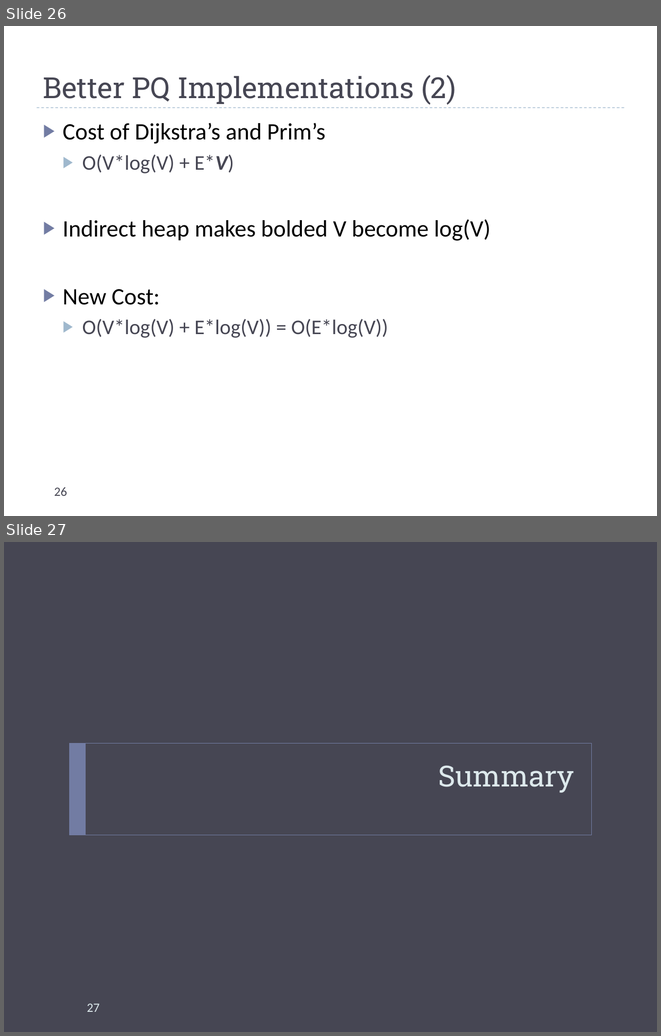
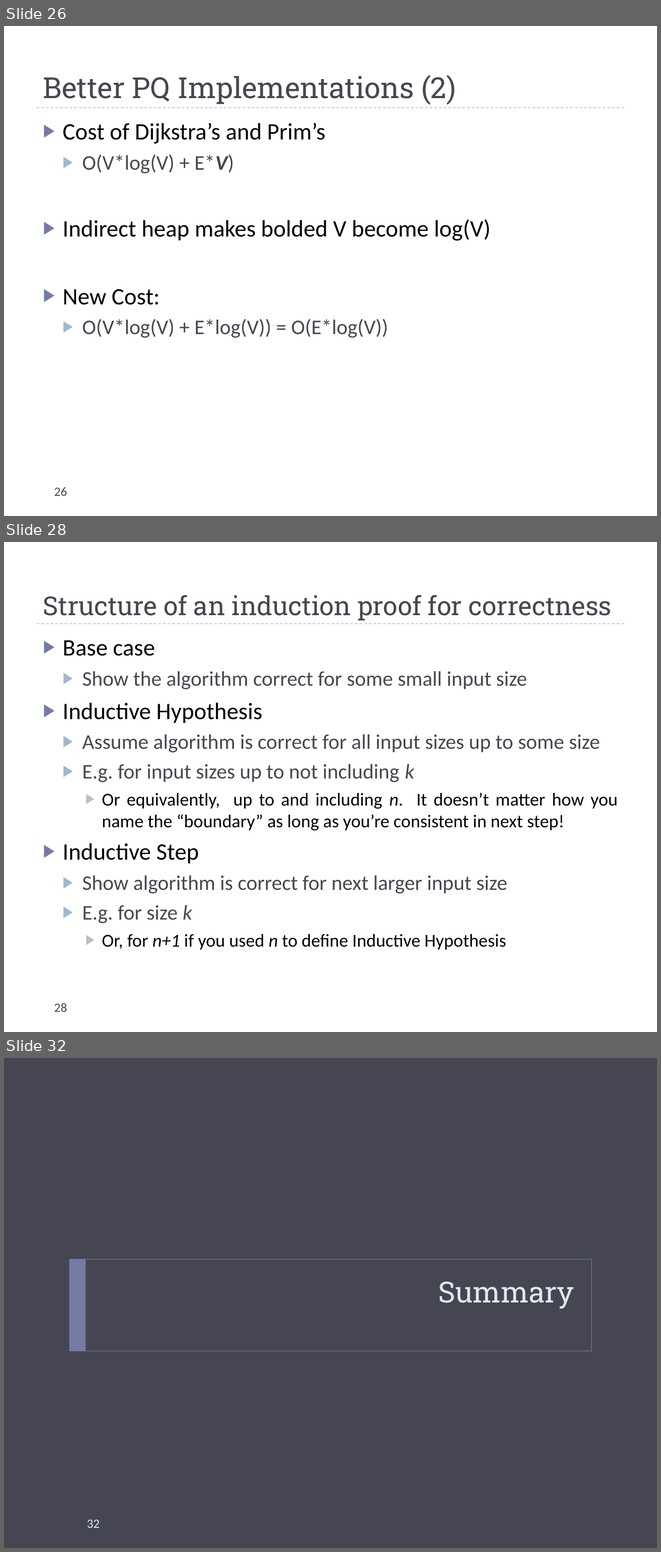
Before and after one commit to uva-cs/cs4102-s22, a slide deck: slides/cs4102_L12-dijstra-and-prim.pptx. Shown one above the other, each under a label of ours: slides 26 and 27 before the commit, slides 26, 28 and 32 after it; the slides between them are not shown. The pictures are 661x1036 and 661x1552 pixels, drawn with LibreOffice and Linux fonts; fonts in the diff are those of the drawing. Boxes give left, top, right and bottom in pixels: in the first picture for what was removed or moved away, otherwise in the second. Text is boxed around its words. In the diff, an @@ line names an element or a change of style, - is before the commit and + after.

```diff
--- a/slides/cs4102_L12-dijstra-and-prim.pptx
+++ b/slides/cs4102_L12-dijstra-and-prim.pptx
@@ slide 28 added at [4, 542, 657, 1032], background #FFFFFF; not listed: 1 template element that a slide beside it also shows @@
@@ title added at [43, 595, 612, 620], 28.8 pt, text #464653 @@
+Structure of an induction proof for correctness
@@ text added at [63, 640, 618, 950], 23 pt, text #000000 @@
+▶ Base case
+  ▶ Show the algorithm correct for some small input size
+▶ Inductive Hypothesis
+  ▶ Assume algorithm is correct for all input sizes up to some size
+  ▶ E.g. for input sizes up to not including k
+    ▶ Or equivalently, up to and including n. It doesn’t matter how you name the “boundary” as long as you’re consistent in next step!
+▶ Inductive Step
+  ▶ Show algorithm is correct for next larger input size
+  ▶ E.g. for size k
+    ▶ Or, for n+1 if you used n to define Inductive Hypothesis
@@ page number added at [54, 1003, 67, 1012], 14 pt, text #464653 @@
+28
@@ what was slide 27 is now slide 32 @@
@@ page number at [87, 1519, 99, 1528]: text changed @@
-27
+32
```
Also in this commit, not shown: 1 slide changed, 4 other slides added, 1 other file.
